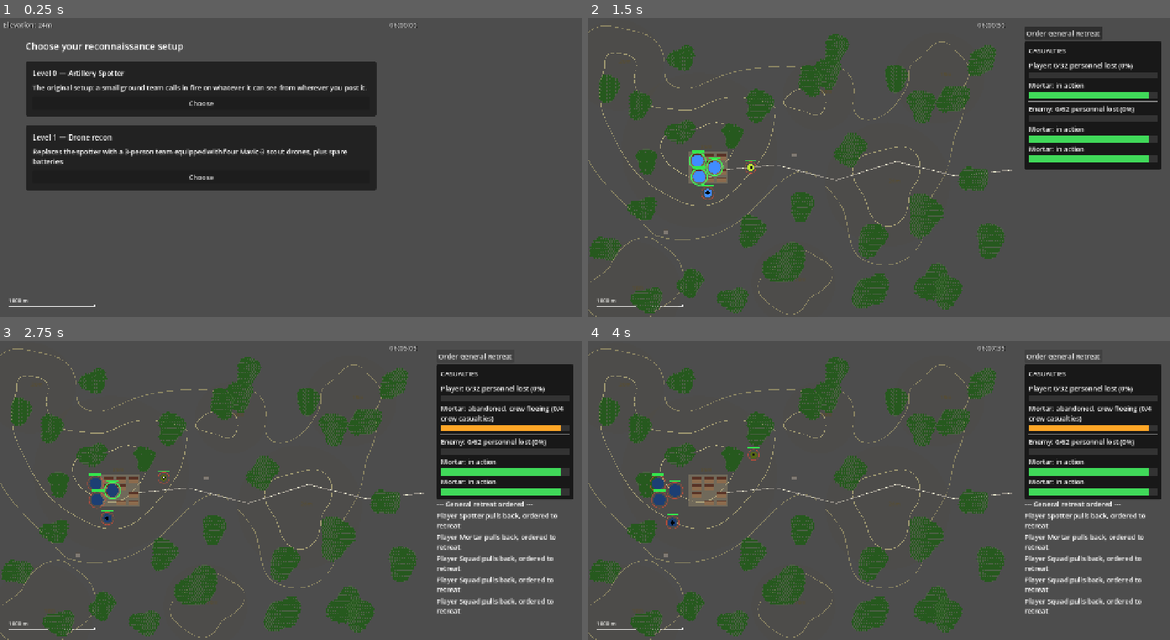
Above: before the commit, frames 1-4 (two rows, left to right).
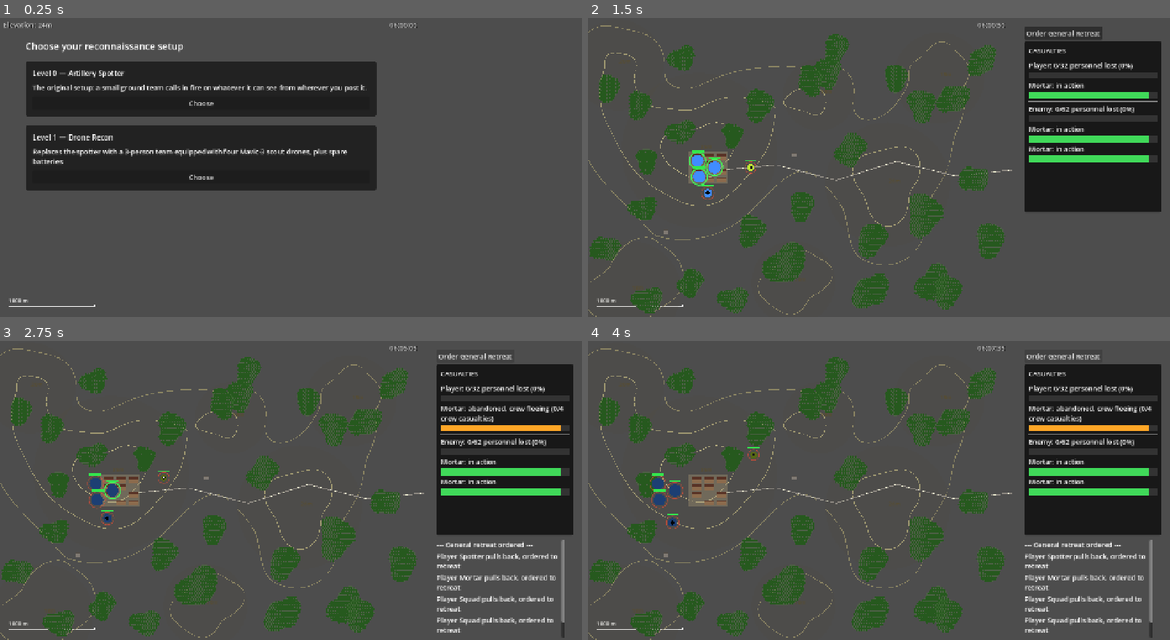
Above: after the commit, the same moments.

Repository: verybadcat/Drones
Game: Godot game, scene res://scenes/Main.tscn
The game is run twice, just before and just after one commit, with the same random seed, the same clock (stepped at 60 frames per second) and the same inputs.
Inputs:
- Up to frame 1 (0.25 s): no input
- Up to frame 2 (1.5 s): click "Choose" at 0.5 s; click "Start Battle" at 1.25 s
- Up to frame 3 (2.75 s): click "Order General Retreat" at 2 s
- Up to frame 4 (4 s): click "Order General Retreat" at 2.75 s; click "Order General Retreat" at 3.5 s

The runs differ from the first frame. In frame 1, less than 0.1% of the frame differs, in the area x 15-20%, y 38-42%; in frame 2, 3.3%; in frame 3, 4.9%, in the area x 75-99%, y 52-100%; in frame 4, 4.9%.

Commit message:
Fix sidebar layout overlap, drone sweep now avoids confirmed-clear ground, minor title casing
Sidebar: CasualtyDashboard's declared minimum height (300px) was stale
against its real rendered height with every row showing (400px), and
CombatLog sat at a fixed offset that cleared the old estimate but not
the real one, so the AAR report and the dashboard's lower rows
overlapped. Resized both panels to fit the window's real 700px budget.

Drone AI: the fallback grid sweep now deprioritizes waypoints near
enemy units confirmed no longer a threat (destroyed, withdrawn, or
surrendered) instead of treating the whole map as equally worth
searching forever — a cleared cell drops to ~15% of its normal weight,
not zero, so it stays reachable but far less likely.

Also capitalizes "Recon" in the Level 1 title.

Co-Authored-By: Claude Sonnet 5 <noreply@anthropic.com>

Diff:
--- a/scripts/battle_manager.gd
+++ b/scripts/battle_manager.gd
@@ -1631,27 +1631,59 @@
 ## fraction of a leg's own length instead.
 const DRONE_SWEEP_WAYPOINT_RADIUS: float = 200.0 * GameConfig.PIXELS_PER_METER
 
+## True once some enemy unit confirmed no longer any kind of threat
+## (DESTROYED/WITHDRAWN/SURRENDERED — the same boundary _known_enemy_
+## positions itself draws for "still a threat") has its own last-known
+## position within GameConfig.DRONE_SWEEP_CLEARED_RADIUS_M of `point` — the
+## enemy is now KNOWN not to be there, so a sweep waypoint landing on it is
+## much less worth the trip (see _weighted_random_sweep_index). Uses the
+## real, omniscient unit state rather than requiring THIS drone to have
+## personally witnessed the kill — the same simplification
+## _mortar_existence_confidence already relies on ("a real commander
+## eventually being told the enemy mortars are destroyed").
+func _area_confirmed_clear(point: Vector2) -> bool:
+	var radius: float = GameConfig.DRONE_SWEEP_CLEARED_RADIUS_M * GameConfig.PIXELS_PER_METER
+	for u in enemy_units:
+		if u.state != Unit.State.ACTIVE and u.state != Unit.State.RETREATING:
+			if point.distance_to(u.global_position) <= radius:
+				return true
+	return false
+
+
 ## A grid index chosen with GameConfig.DRONE_SWEEP_ROW_WEIGHTS bias toward
-## the rows nearest the road (see _drone_sweep_target's own reasoning) —
-## shared by the initial pick at battle start (see start_battle) and every
-## subsequent re-roll on arrival, so "where the drone starts" and "where
-## it keeps going" are the same underlying bias instead of two separate,
-## potentially inconsistent mechanisms. Column (x) is picked uniformly
-## within whichever row wins — the whole road's length is equally
-## plausible, only how far off its y-band matters.
+## the rows nearest the road (see _drone_sweep_target's own reasoning),
+## further reduced per-waypoint wherever _area_confirmed_clear says the
+## enemy is already known not to be — shared by the initial pick at battle
+## start (see start_battle) and every subsequent re-roll on arrival, so
+## "where the drone starts" and "where it keeps going" are the same
+## underlying bias instead of two separate, potentially inconsistent
+## mechanisms. A genuine weighted-random pick across all 25 cells at once,
+## not row-then-uniform-column as before — with nothing confirmed clear
+## this reduces to exactly the same distribution (each cell in a row gets
+## an equal share of that row's own weight), so this is a generalization,
+## not a behavior change, for the common case where nothing's confirmed
+## clear yet.
 func _weighted_random_sweep_index() -> int:
 	var row_count: int = GameConfig.DRONE_SEARCH_GRID_ROWS_M.size()
 	var columns_per_row: int = GameConfig.DRONE_SEARCH_GRID_COLUMNS_M.size()
-	var roll := randf()
+	var waypoints: Array[Vector2] = GameConfig.drone_search_waypoints_px()
+	var weights: Array[float] = []
+	var total := 0.0
+	for row_i in row_count:
+		for col_i in columns_per_row:
+			var idx: int = row_i * columns_per_row + col_i
+			var w: float = GameConfig.DRONE_SWEEP_ROW_WEIGHTS[row_i] / float(columns_per_row)
+			if _area_confirmed_clear(waypoints[idx]):
+				w *= GameConfig.DRONE_SWEEP_CLEARED_WEIGHT_MULTIPLIER
+			weights.append(w)
+			total += w
+	var roll: float = randf() * total
 	var cumulative := 0.0
-	var chosen_row := row_count - 1
-	for row_i in row_count:
-		cumulative += GameConfig.DRONE_SWEEP_ROW_WEIGHTS[row_i]
+	for i in weights.size():
+		cumulative += weights[i]
 		if roll <= cumulative:
-			chosen_row = row_i
-			break
-	var chosen_column := randi() % columns_per_row
-	return chosen_row * columns_per_row + chosen_column
+			return i
+	return weights.size() - 1
 
 
 func _drone_sweep_target() -> Vector2:
--- a/scripts/casualty_dashboard.gd
+++ b/scripts/casualty_dashboard.gd
@@ -42,7 +42,18 @@
 
 
 func _ready() -> void:
-	custom_minimum_size = Vector2(320, 300) # room for the enemy's two mortar rows, plus the player's drone row
+	# Measured directly (a headless layout diagnostic, not a guess): title +
+	# separator + player label/bar + up to 2 player mortar rows + drone
+	# row + separator + enemy label/bar + up to 2 enemy mortar rows comes to
+	# ~366px of actual VBoxContainer content, +20px for this panel's own
+	# StyleBoxFlat margins below = ~386px real height with every row
+	# showing (DRONE_TEAM recon mode, enemy's 2 mortars both still present).
+	# 300 was a stale guess from before the mortar/drone rows existed in
+	# their current form — undersized by 86px, which is exactly how much
+	# main.gd's CombatLog (positioned below this panel at a fixed y) ended
+	# up overlapping it. Sized here with real margin, not to the exact
+	# minimum, since text metrics can shift slightly across fonts/platforms.
+	custom_minimum_size = Vector2(320, 400)
 
 	var style := StyleBoxFlat.new()
 	style.bg_color = Color(0.07, 0.07, 0.07, 0.9)
--- a/scripts/combat_log.gd
+++ b/scripts/combat_log.gd
@@ -10,12 +10,20 @@
 ## content as ever) but the CasualtyDashboard above it is the prominent,
 ## at-a-glance readout now; the log is for scrolling back through what
 ## happened, not for reading at a glance.
-
+##
+## Height is genuinely budget-constrained, not just a style choice: the
+## whole window is a fixed 700px tall (see project.godot), the dashboard
+## above this now legitimately needs ~400px with every row showing
+## (DRONE_TEAM recon mode, enemy's 2 mortars both still active — see
+## CasualtyDashboard._ready), and main.gd positions this panel below it —
+## there simply isn't room for this to be as tall as it once was without
+## the two overlapping, which is exactly what was happening before both
+## were correctly sized/positioned for the dashboard's real content height.
 var _scroll: ScrollContainer
 var _list: VBoxContainer
 
 const MAX_ENTRIES: int = 200
-const SIZE: Vector2 = Vector2(300, 340)
+const SIZE: Vector2 = Vector2(300, 230)
 
 
 func _ready() -> void:
--- a/scripts/game_config.gd
+++ b/scripts/game_config.gd
@@ -216,6 +216,25 @@
 ## at once. The two edge rows are never ruled out entirely (5% each) —
 ## just correctly treated as far less likely than the middle of the map.
 const DRONE_SWEEP_ROW_WEIGHTS: Array[float] = [0.05, 0.15, 0.6, 0.15, 0.05]
+
+## Once an enemy unit is confirmed no longer any kind of threat — DESTROYED,
+## WITHDRAWN, or SURRENDERED, the same "not still a threat" boundary
+## _known_enemy_positions itself already draws — the ground it was last
+## known to occupy is genuinely known-clear, real information gained
+## through play, not a static bias like the road-band weighting above (see
+## BattleManager._area_confirmed_clear/_weighted_random_sweep_index). A
+## sweep waypoint landing within this radius of that position is much less
+## worth the trip. Sized to roughly match the grid's own leg spacing
+## (~750-850m between waypoints) so "cleared" tracks an area genuinely
+## comparable to one search leg, not a token few meters around the exact
+## former position.
+const DRONE_SWEEP_CLEARED_RADIUS_M: float = 600.0
+## Not zero — a cleared area is meaningfully less worth revisiting, not
+## certain to stay empty forever (a unit could in principle still pass
+## through later), so this stays a strong bias, not a hard exclusion,
+## matching this game's usual "real decisions aren't perfectly certain"
+## idiom (see _weighted_mortar_target_pick, _weighted_advance_point_pick).
+const DRONE_SWEEP_CLEARED_WEIGHT_MULTIPLIER: float = 0.15
 
 
 # Each zone is a rectangle + terrain type (TREES/BUILDING only — elevation
--- a/scripts/level_select_screen.gd
+++ b/scripts/level_select_screen.gd
@@ -27,7 +27,7 @@
 		GameConfig.ReconMode.SPOTTER
 	))
 	root.add_child(_build_option(
-		"Level 1 — Drone recon",
+		"Level 1 — Drone Recon",
 		"Replaces the spotter with a 3-person team equipped with four Mavic-3 scout drones, plus spare batteries",
 		GameConfig.ReconMode.DRONE_TEAM
 	))
--- a/scripts/main.gd
+++ b/scripts/main.gd
@@ -172,7 +172,14 @@
 	add_child(casualty_dashboard)
 
 	combat_log = CombatLog.new()
-	combat_log.position = Vector2(1020, 370) # clears the dashboard's height even with the drone row shown
+	# 55 (dashboard's own y) + 400 (its real measured height, see
+	# CasualtyDashboard._ready) + 10px breathing room — clears the dashboard
+	# even with every row showing. The window is a fixed 700px tall (see
+	# project.godot), so this leaves CombatLog exactly its own declared
+	# SIZE.y (230, see combat_log.gd) with 5px to spare at the bottom —
+	# tight, but real: there isn't more vertical budget to give it without
+	# either panel overlapping the other or running off the window.
+	combat_log.position = Vector2(1020, 465)
 	add_child(combat_log)
 
 	battle_manager.start_battle(doctrine, combat_log)
Not shown, changed: docs/designs/tactical-commander-doctrine.md
